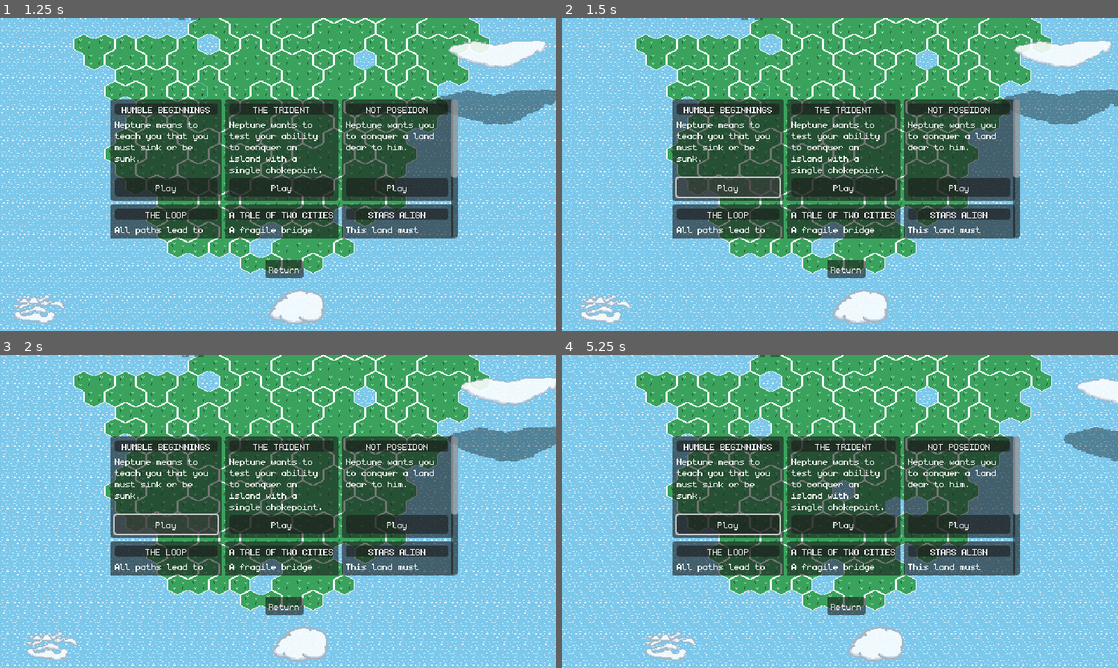
Above: before the commit, frames 1-4 (two rows, left to right).
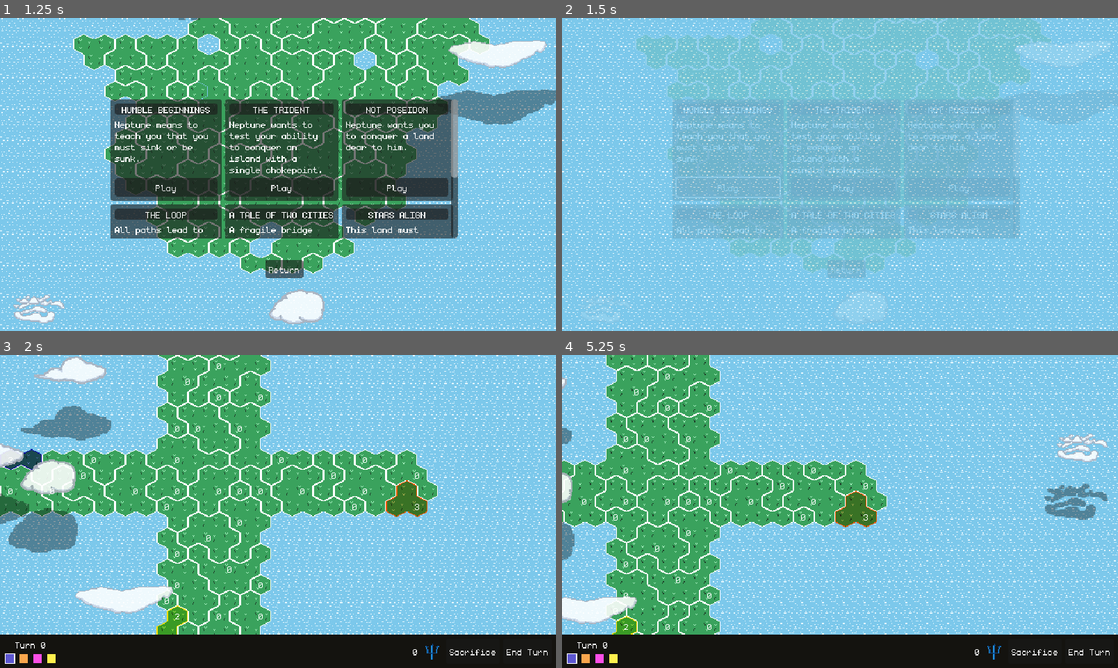
Above: after the commit, the same moments.

Repository: feored/LD54
Game: Godot game, scene res://scenes/main_menu/main_menu.tscn
Two runs of this game, one before a commit and one after it. Both use one fixed random seed, a clock stepped at 60 frames per second and the inputs below.
Inputs (mouse positions are in pixels of both pictures, inside the frame that each line leads up to):
- Up to frame 1 (1.25 s): click "Play Scenario" at 0.5 s
- Up to frame 2 (1.5 s): click "Play" at 1.25 s
- Up to frame 3 (2 s): no input
- Up to frame 4 (5.25 s): click (728, 524) at 2 s, where only the run before the commit has a clickable "Play"; move the mouse to (962, 495) at 2.77 s; hold D (map_right) 2.78-3.5 s; click (962, 495) at 2.92 s; drag from (728, 527) to (812, 574) at 3.52 s; move the mouse to (895, 442) at 4.27 s; hold D (map_right) 4.28-5 s; drag from (812, 574) to (673, 464) at 5.02 s

Frame 1 is identical in both runs. In frame 2, 50% of the frame differs, in the area x 3-100%, y 0-98%; in frame 3, 64%; in frame 4, 75%, in the area x 0-100%, y 0-100%.
Error before the commit: Invalid operands 'String' and 'Nil' in operator '+'. (res://ui/scenario/scenario.gd:24)

Commit message:
Move map generator into new scene.

Diff:
--- a/scenes/main/main.gd
+++ b/scenes/main/main.gd
@@ -4,8 +4,6 @@
 var escMenuPrefab = preload("res://ui/esc_menu/esc_menu.tscn")
 var gameOverScreenPrefab = preload("res://ui/game_over_menu/game_over_screen.tscn")
 
-@onready var UI = $"%UI"
-@onready var SelectionUI = $"%SelectionUI"
 @onready var world = $"World"
 @onready var turnContainer = $"%TurnContainer"
 @onready var turnLabel = $"%TurnLabel"
@@ -28,7 +26,6 @@
 var bots = {}
 
 var turn_indicators = []
-var selected_team_num = 7
 
 var game_started = false
 var escMenu = null
@@ -39,36 +36,23 @@
 var spectating = false
 
 
-func to_team_id(team_id):
-	return team_id + 1
+
 
 # Called when the node enters the scene tree for the first time.
 func _ready():
 	Settings.input_locked = false
 	self.world.init(Callable(self.messenger, "set_message"))
 	Music.play_track(Music.Track.World)
-	# match Settings.game_mode:
-	# 	Constants.GameMode.Play:
-	# 		UI.visible = false
-	# 		SelectionUI.visible = true
-	# 		self.gen_world()
-		# Constants.GameMode.Scenario:
-	self.UI.visible = true
-	self.SelectionUI.visible = false
 	self.load_map()
-	self.add_teams_scenario()
+	self.add_teams()
 	self.start_game()
 
 
 func update_sacrifices_display():
 	self.sacrificeLabel.set_text(str(sacrifices_available[self.teams[self.player_team_index]]))
 
-func gen_world():
-	self.world.clear_island()
-	self.world.generate_island()
-	self.add_teams()
-
-func add_teams_scenario():
+
+func add_teams():
 	self.bots.clear()
 	for t in self.turn_indicators:
 		t.queue_free()
@@ -78,25 +62,9 @@
 		self.create_turn_indicator(team_id)
 		self.sacrifices_available[team_id] = 0
 
-func add_teams():
-	self.world.reset_regions_team()
-	self.teams.clear()
-	self.bots.clear()
-	for t in self.turn_indicators:
-		t.queue_free()
-	self.turn_indicators.clear()
-	for i in range(0, self.selected_team_num):
-		var team_id = to_team_id(i)
-		self.teams.append(team_id)
-		self.bots[team_id] = DumbBot.new(team_id)
-		self.world.add_team(team_id)
-		self.create_turn_indicator(team_id)
-		self.sacrifices_available[team_id] = 0
 
 func start_game():
 	self.game_started = true
-	self.SelectionUI.visible = false
-	self.UI.visible = true
 	for r in self.world.regions.values():
 		r.units = 0
 	for t in self.teams:
@@ -128,7 +96,6 @@
 
 func _unhandled_input(event):
 	if event.is_action_pressed("escmenu"):
-
 		if escMenu == null:
 			escMenu = escMenuPrefab.instantiate()
 			self.add_child(escMenu)
@@ -227,7 +194,7 @@
 
 func bots_play():
 	var bot_action = null
-	var bot = self.bots[to_team_id(self.turn)]
+	var bot = self.bots[Utils.to_team_id(self.turn)]
 	while bot_action == null or bot_action.action != Constants.Action.None:
 		bot_action = bot.play_turn(self.world)
 		await apply_action(bot_action)
@@ -329,18 +296,5 @@
 	self.world.load_tiles(Settings.current_map.tiles)
 	self.world.load_regions(Settings.current_map.regions)
 
-func _on_team_num_value_changed(value:float):
-	self.selected_team_num = int(value)
-	self.add_teams()
-
-
-func _on_generate_btn_pressed():
-	self.gen_world()
-
-
-func _on_play_btn_pressed():
-	self.start_game()
-
-
 func _on_sacrifice_button_pressed():
 	self.is_sacrificing = true
--- a/scenes/main/main.tscn
+++ b/scenes/main/main.tscn
@@ -21,7 +21,6 @@
 [node name="UI" type="CanvasLayer" parent="."]
 unique_name_in_owner = true
 layer = 2
-visible = false
 
 [node name="Panel" type="PanelContainer" parent="UI"]
 anchors_preset = 12
@@ -104,59 +103,5 @@
 theme_override_styles/focus = SubResource("StyleBoxEmpty_u2eju")
 text = "End Turn"
 
-[node name="SelectionUI" type="CanvasLayer" parent="."]
-unique_name_in_owner = true
-
-[node name="PanelContainer" type="PanelContainer" parent="SelectionUI"]
-anchors_preset = 12
-anchor_top = 1.0
-anchor_right = 1.0
-anchor_bottom = 1.0
-offset_top = -31.0
-grow_horizontal = 2
-grow_vertical = 0
-theme = ExtResource("5_5yrco")
-theme_override_styles/panel = SubResource("StyleBoxFlat_wp2ga")
-
-[node name="MarginContainer" type="MarginContainer" parent="SelectionUI/PanelContainer"]
-layout_mode = 2
-theme_override_constants/margin_left = 5
-theme_override_constants/margin_top = 5
-theme_override_constants/margin_right = 5
-theme_override_constants/margin_bottom = 5
-
-[node name="HBoxContainer" type="HBoxContainer" parent="SelectionUI/PanelContainer/MarginContainer"]
-layout_mode = 2
-
-[node name="HBoxContainer" type="HBoxContainer" parent="SelectionUI/PanelContainer/MarginContainer/HBoxContainer"]
-layout_mode = 2
-size_flags_horizontal = 3
-
-[node name="Label" type="Label" parent="SelectionUI/PanelContainer/MarginContainer/HBoxContainer/HBoxContainer"]
-layout_mode = 2
-size_flags_vertical = 1
-text = "Players: "
-horizontal_alignment = 1
-vertical_alignment = 1
-
-[node name="TeamNum" type="SpinBox" parent="SelectionUI/PanelContainer/MarginContainer/HBoxContainer/HBoxContainer"]
-layout_mode = 2
-min_value = 2.0
-max_value = 7.0
-value = 7.0
-rounded = true
-alignment = 1
-
-[node name="GenerateBtn" type="Button" parent="SelectionUI/PanelContainer/MarginContainer/HBoxContainer/HBoxContainer"]
-layout_mode = 2
-text = "Generate another map"
-
-[node name="PlayBtn" type="Button" parent="SelectionUI/PanelContainer/MarginContainer/HBoxContainer"]
-layout_mode = 2
-text = "Play this map"
-
 [connection signal="pressed" from="UI/Panel/MarginContainer/HBoxContainer/HBoxContainer/SacrificeContainer/SacrificeButton" to="." method="_on_sacrifice_button_pressed"]
 [connection signal="pressed" from="UI/Panel/MarginContainer/HBoxContainer/TurnButton" to="." method="_on_turn_button_pressed"]
-[connection signal="value_changed" from="SelectionUI/PanelContainer/MarginContainer/HBoxContainer/HBoxContainer/TeamNum" to="." method="_on_team_num_value_changed"]
-[connection signal="pressed" from="SelectionUI/PanelContainer/MarginContainer/HBoxContainer/HBoxContainer/GenerateBtn" to="." method="_on_generate_btn_pressed"]
-[connection signal="pressed" from="SelectionUI/PanelContainer/MarginContainer/HBoxContainer/PlayBtn" to="." method="_on_play_btn_pressed"]
--- a/scenes/main_menu/main_menu.gd
+++ b/scenes/main_menu/main_menu.gd
@@ -72,8 +72,7 @@
 	pass
 
 func _on_play_btn_pressed():
-	Settings.game_mode = Constants.GameMode.Play
-	await SceneTransition.change_scene(SceneTransition.SCENE_MAIN_GAME)
+	await SceneTransition.change_scene(SceneTransition.SCENE_MAP_GENERATOR)
 
 
 func _on_play_scenario_btn_pressed():
--- /dev/null
+++ b/scenes/map_generator/map_generator.gd
@@ -0,0 +1,55 @@
+extends Node2D
+
+
+@onready var world = $"World"
+var teams = []
+var selected_team_num = 7
+
+
+# Called when the node enters the scene tree for the first time.
+func _ready():
+	self.world.init(Callable())
+	self.gen_world()
+
+
+# Called every frame. 'delta' is the elapsed time since the previous frame.
+func _process(delta):
+	pass
+
+
+func add_teams():
+	self.world.reset_regions_team()
+	self.teams.clear()
+	for i in range(0, self.selected_team_num):
+		var team_id = Utils.to_team_id(i)
+		self.teams.append(team_id)
+		self.world.add_team(team_id)
+
+
+func gen_world():
+	self.world.clear_island()
+	self.world.generate_island()
+	self.add_teams()
+
+
+func _on_team_num_value_changed(value: float):
+	self.selected_team_num = int(value)
+	self.add_teams()
+
+
+func _on_generate_btn_pressed():
+	self.gen_world()
+
+
+func get_save_data():
+	var saved_tiles = {}
+	var saved_regions = {}
+	for coords in self.world.tiles:
+		saved_tiles[var_to_str(coords)] = self.world.tiles[coords].get_save_data()
+	for region in self.world.regions:
+		saved_regions[region] = self.world.regions[region].get_save_data()
+	return Utils.to_map_object(saved_tiles, saved_regions, teams.duplicate())
+
+func _on_play_btn_pressed():
+	Settings.current_map = get_save_data()
+	await SceneTransition.change_scene(SceneTransition.SCENE_MAIN_GAME)
--- /dev/null
+++ b/scenes/map_generator/map_generator.tscn
@@ -0,0 +1,68 @@
+[gd_scene load_steps=5 format=3 uid="uid://dl8dg3a5a4wmm"]
+
+[ext_resource type="PackedScene" uid="uid://b8opucxucl032" path="res://world/world.tscn" id="1_ahbxc"]
+[ext_resource type="Script" path="res://scenes/map_generator/map_generator.gd" id="1_e3o2j"]
+[ext_resource type="Theme" uid="uid://3t61g0061mea" path="res://assets/theme.tres" id="2_3461h"]
+
+[sub_resource type="StyleBoxFlat" id="StyleBoxFlat_kg8ff"]
+bg_color = Color(0.0784314, 0.0745098, 0.0588235, 1)
+
+[node name="MapGenerator" type="Node2D"]
+script = ExtResource("1_e3o2j")
+
+[node name="World" parent="." instance=ExtResource("1_ahbxc")]
+
+[node name="SelectionUI" type="CanvasLayer" parent="."]
+unique_name_in_owner = true
+
+[node name="PanelContainer" type="PanelContainer" parent="SelectionUI"]
+anchors_preset = 12
+anchor_top = 1.0
+anchor_right = 1.0
+anchor_bottom = 1.0
+offset_top = -31.0
+grow_horizontal = 2
+grow_vertical = 0
+theme = ExtResource("2_3461h")
+theme_override_styles/panel = SubResource("StyleBoxFlat_kg8ff")
+
+[node name="MarginContainer" type="MarginContainer" parent="SelectionUI/PanelContainer"]
+layout_mode = 2
+theme_override_constants/margin_left = 5
+theme_override_constants/margin_top = 5
+theme_override_constants/margin_right = 5
+theme_override_constants/margin_bottom = 5
+
+[node name="HBoxContainer" type="HBoxContainer" parent="SelectionUI/PanelContainer/MarginContainer"]
+layout_mode = 2
+
+[node name="HBoxContainer" type="HBoxContainer" parent="SelectionUI/PanelContainer/MarginContainer/HBoxContainer"]
+layout_mode = 2
+size_flags_horizontal = 3
+
+[node name="Label" type="Label" parent="SelectionUI/PanelContainer/MarginContainer/HBoxContainer/HBoxContainer"]
+layout_mode = 2
+size_flags_vertical = 1
+text = "Players: "
+horizontal_alignment = 1
+vertical_alignment = 1
+
+[node name="TeamNum" type="SpinBox" parent="SelectionUI/PanelContainer/MarginContainer/HBoxContainer/HBoxContainer"]
+layout_mode = 2
+min_value = 2.0
+max_value = 7.0
+value = 7.0
+rounded = true
+alignment = 1
+
+[node name="GenerateBtn" type="Button" parent="SelectionUI/PanelContainer/MarginContainer/HBoxContainer/HBoxContainer"]
+layout_mode = 2
+text = "Generate another map"
+
+[node name="PlayBtn" type="Button" parent="SelectionUI/PanelContainer/MarginContainer/HBoxContainer"]
+layout_mode = 2
+text = "Play this map"
+
+[connection signal="value_changed" from="SelectionUI/PanelContainer/MarginContainer/HBoxContainer/HBoxContainer/TeamNum" to="." method="_on_team_num_value_changed"]
+[connection signal="pressed" from="SelectionUI/PanelContainer/MarginContainer/HBoxContainer/HBoxContainer/GenerateBtn" to="." method="_on_generate_btn_pressed"]
+[connection signal="pressed" from="SelectionUI/PanelContainer/MarginContainer/HBoxContainer/PlayBtn" to="." method="_on_play_btn_pressed"]
--- a/scripts/scene_transition.gd
+++ b/scripts/scene_transition.gd
@@ -2,6 +2,7 @@
 
 const SCENE_MAIN_GAME = "res://scenes/main/main.tscn"
 const SCENE_MAIN_MENU = "res://scenes/main_menu/main_menu.tscn"
+const SCENE_MAP_GENERATOR = "res://scenes/map_generator/map_generator.tscn"
 
 @onready var animation_player = $AnimationPlayer
 # Called when the node enters the scene tree for the first time.
--- a/scripts/utils.gd
+++ b/scripts/utils.gd
@@ -84,3 +84,6 @@
 		"tiles": tiles,
 		"regions": regions
 	}
+
+func to_team_id(team_id):
+	return team_id + 1
--- a/ui/scenario/scenario.gd
+++ b/ui/scenario/scenario.gd
@@ -21,7 +21,7 @@
 
 
 func _on_button_pressed():
-	var save_game = FileAccess.open("res://maps/" + Settings.current_map, FileAccess.READ)
+	var save_game = FileAccess.open("res://maps/" + self.path, FileAccess.READ)
 	var saved_state = JSON.parse_string(save_game.get_line())
 	save_game.close()
 	Settings.current_map = saved_state
